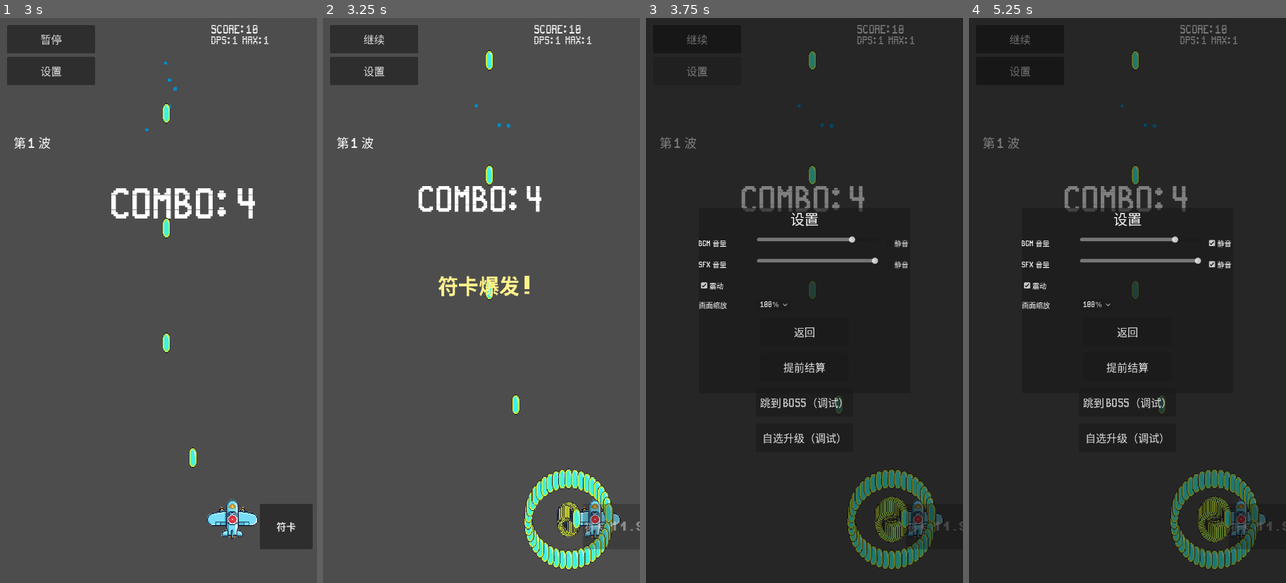
Above: before the commit, frames 1-4 (left to right).
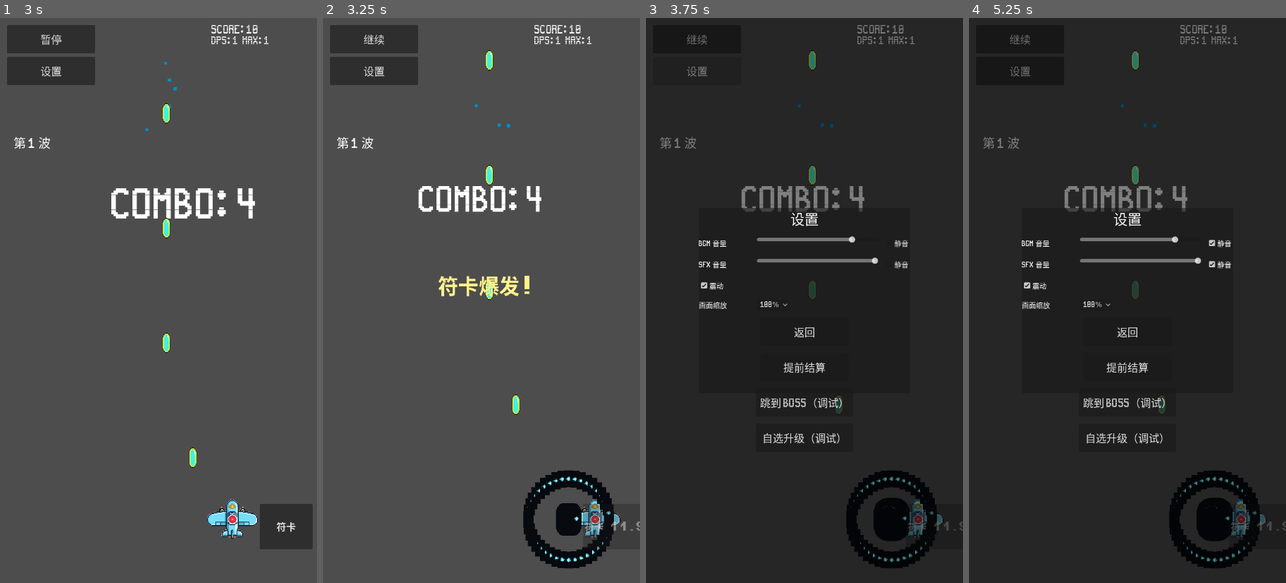
Above: after the commit, the same moments.

Repository: qingzhixing/plane-war
Game: Godot game, scene res://scenes/MainMenu.tscn
Same seed, same stepped clock (60 frames per second), same inputs: the game is played once before the commit and once after it. Sound files missing from this copy of the repository are replaced by a short silence.
Inputs (mouse positions are in pixels of both pictures, inside the frame that each line leads up to):
- Up to frame 1 (3 s): click "开始游戏" at 0.5 s; click "暂停" at 1.25 s; click "继续" at 2 s; tap Enter at 2.75 s; move the mouse to (228, 272) at 2.77 s; hold D from 2.78 s (still down); tap P at 2.85 s; click (228, 272) at 2.92 s
- Up to frame 2 (3.25 s): keep holding D; tap Space at 3.02 s
- Up to frame 3 (3.75 s): release D at 3.5 s; click "设置" at 3.5 s
- Up to frame 4 (5.25 s): click "静音" at 4.25 s; click "静音" at 5 s

Frame 1 is identical in both runs. In frame 2, 2.6% of the frame differs, in the area x 63-92%, y 79-98%; in frame 3, 2.6%; in frame 4, 2.6%.

Commit message:
🎨 UI: 符卡弹专用贴图 spell_bullet
Made-with: Cursor

Diff:
--- a/scenes/bullets/PlayerSpellBullet.tscn
+++ b/scenes/bullets/PlayerSpellBullet.tscn
@@ -1,7 +1,7 @@
 [gd_scene format=3]
 
 [ext_resource type="Script" path="res://scripts/bullets/PlayerSpellBullet.gd" id="1_script"]
-[ext_resource type="Texture2D" path="res://assets/sprites/bullets/bullet_player_basic.png" id="2_tex"]
+[ext_resource type="Texture2D" path="res://assets/sprites/bullets/spell_bullet.png" id="2_tex"]
 
 [sub_resource type="CapsuleShape2D" id="1_shape"]
 radius = 11.666666
--- a/scripts/bullets/PlayerSpellBullet.gd
+++ b/scripts/bullets/PlayerSpellBullet.gd
@@ -6,7 +6,7 @@
 	super._ready()
 	var sprite := get_node_or_null("Sprite2D") as Sprite2D
 	if sprite != null:
-		sprite.texture = preload("res://assets/sprites/bullets/bullet_player_basic.png")
+		sprite.texture = preload("res://assets/sprites/bullets/spell_bullet.png")
 
 
 func _on_area_entered(area: Node) -> void:
Binary file added: assets/sprites/bullets/spell_bullet.png
Not shown, added: scripts/bullets/PlayerSpellBullet.gd.uid
